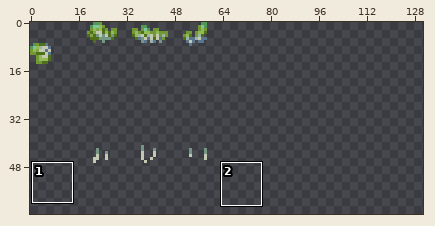
Sprite sheet: Assets/Tiles/MagikeSeries2/ChalcedonyMoss.png. The first picture is a wide view before the edit; the outline marks the close-up.
Close-up. As it was:
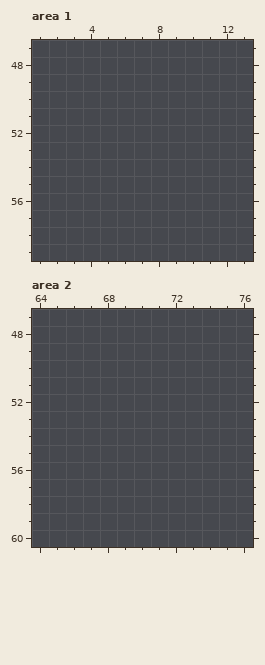
The file is 512x480 pixels, drawn in blocks of 2x2; one block is one cell here. Shown: area 1: x 1..13, y 47..59; area 2: x 64..76, y 47..60. The old version is drawn lined up with the new one, on the new canvas. The wide view leaves out empty margins. The commit also changed other parts of the picture, which this record leaves out.
Now the later version:
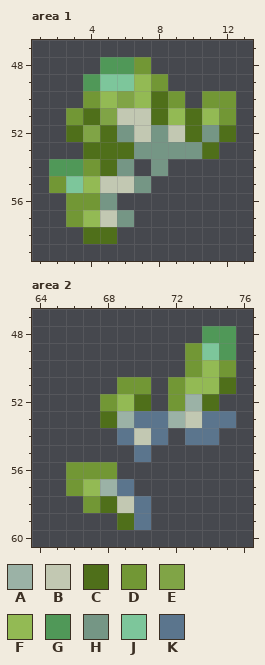
Palette (. is transparent): A #9bb2a6  B #c2c8b2  C #4f6f1a  D #729735  E #80a446  F #93ba54  G #509858  H #759685  J #7dc69b  K #5b758d
Edits made:
{"change": "canvas 256x240 -> 208x80 (the part of the old canvas that was cut away was empty and is not shown)"}
{"where": "area 1"}
{"y":48,"x":5,"old":"...","new":"GGD"}
{"y":49,"x":4,"old":".....","new":"GJJFD"}
{"y":50,"x":4,"old":"......","new":"DFEFCD"}
{"y":50,"x":11,"old":"..","new":"DD"}
{"y":51,"x":3,"old":"..........","new":"DCEBBCFCFD"}
{"y":52,"x":3,"old":"..........","new":"CECHBHBCHC"}
{"y":53,"x":4,"old":"........","new":"CCCHHHHC"}
{"y":54,"x":2,"old":".....","new":"GGDCH"}
{"y":54,"x":8,"old":".","new":"H"}
{"y":55,"x":2,"old":"......","new":"DJFBBH"}
{"y":56,"x":3,"old":"...","new":"DDH"}
{"y":57,"x":3,"old":"....","new":"DFBH"}
{"y":58,"x":4,"old":"..","new":"CC"}
{"where": "area 2"}
{"y":48,"x":74,"old":"..","new":"GG"}
{"y":49,"x":73,"old":"...","new":"DJG"}
{"y":50,"x":73,"old":"...","new":"DFD"}
{"y":51,"x":69,"old":"..","new":"DD"}
{"y":51,"x":72,"old":"....","new":"DFFC"}
{"y":52,"x":68,"old":"...","new":"DFC"}
{"y":52,"x":72,"old":"...","new":"DAC"}
{"y":53,"x":68,"old":"........","new":"CAKKABKK"}
{"y":54,"x":69,"old":"...","new":"KBK"}
{"y":54,"x":73,"old":"..","new":"KK"}
{"y":55,"x":70,"old":".","new":"K"}
{"y":56,"x":66,"old":"...","new":"DDD"}
{"y":57,"x":66,"old":"....","new":"DFAK"}
{"y":58,"x":67,"old":"....","new":"DCBK"}
{"y":59,"x":69,"old":"..","new":"CK"}
{"label":"added","picture_box":[49,57,236,244]}
{"label":"added","picture_box":[66,326,236,530]}
